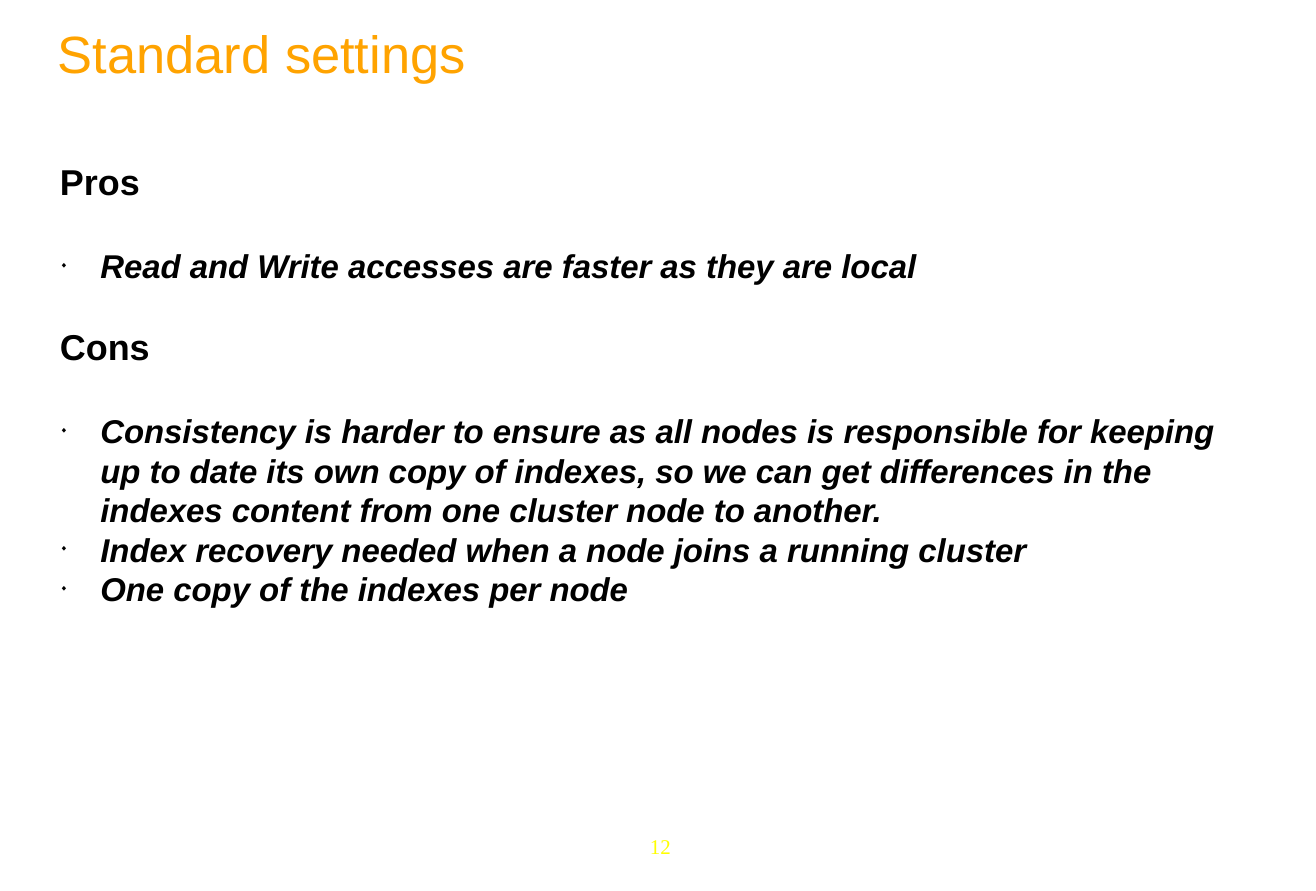
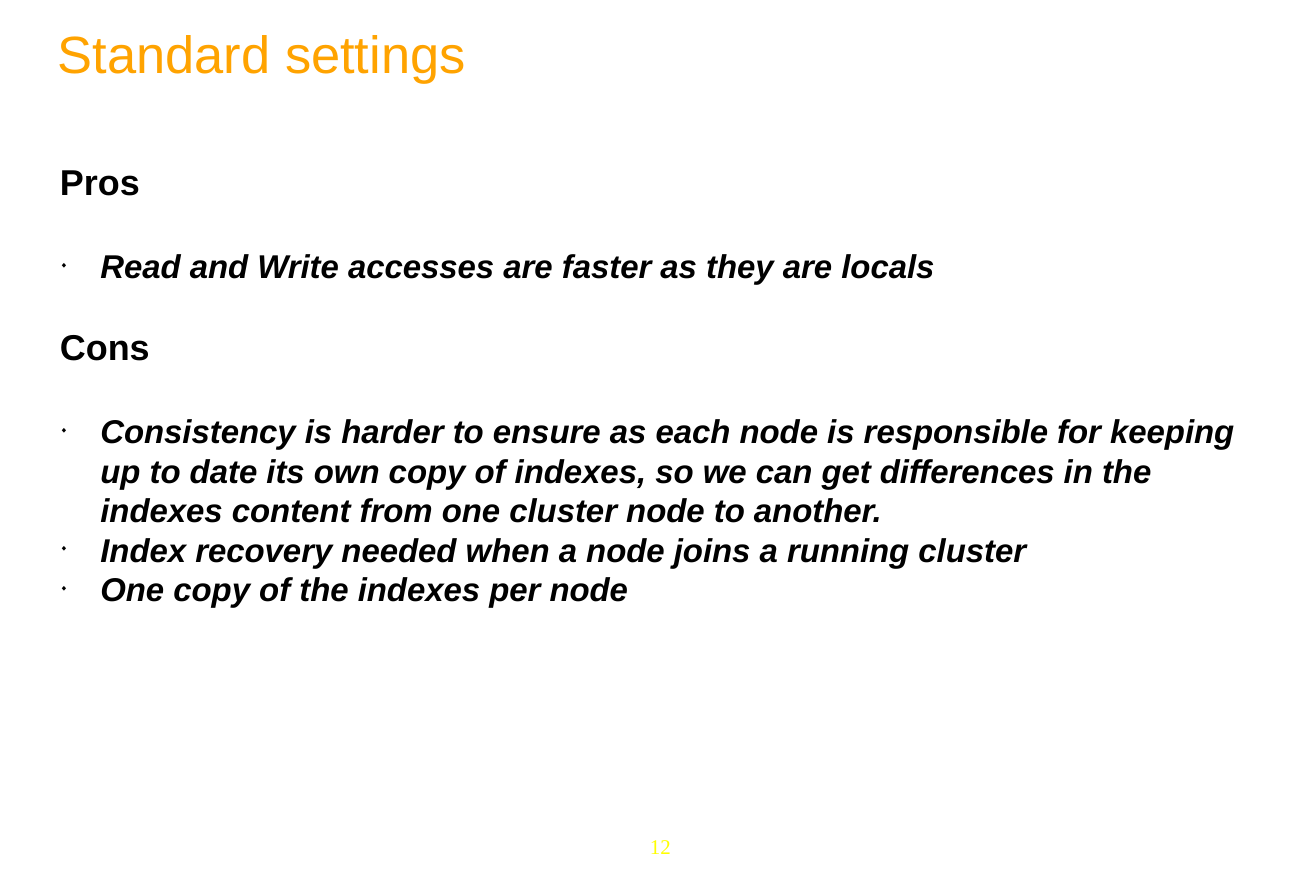
Before and after one commit to anhvurz90/training, a slide deck: slide 12 of JPP6-JCR/Day-5.pptx. Drawn at 1316x891 pixels with LibreOffice and Linux fonts; fonts in the diff are those of the drawing; background and template pictures are left out. Boxes give left, top, right and bottom in pixels: in the first picture for what was removed or moved away, otherwise in the second. Text is boxed around its words. In the diff, an @@ line names an element or a change of style, - is before the commit and + after.

```diff
--- a/JPP6-JCR/Day-5.pptx
+++ b/JPP6-JCR/Day-5.pptx
@@ text at (100, 254, 934, 285): text changed @@
-◆ Read and Write accesses are faster as they are local
+◆ Read and Write accesses are faster as they are locals
@@ text at (100, 419, 1234, 523): text changed @@
-◆ Consistency is harder to ensure as all nodes is responsible for keeping up to date its own copy of indexes, so we can get differences in the indexes content from one cluster node to another.
+◆ Consistency is harder to ensure as each node is responsible for keeping up to date its own copy of indexes, so we can get differences in the indexes content from one cluster node to another.
```
Also in this commit, not shown: 5 other slides changed, 3 other files.
